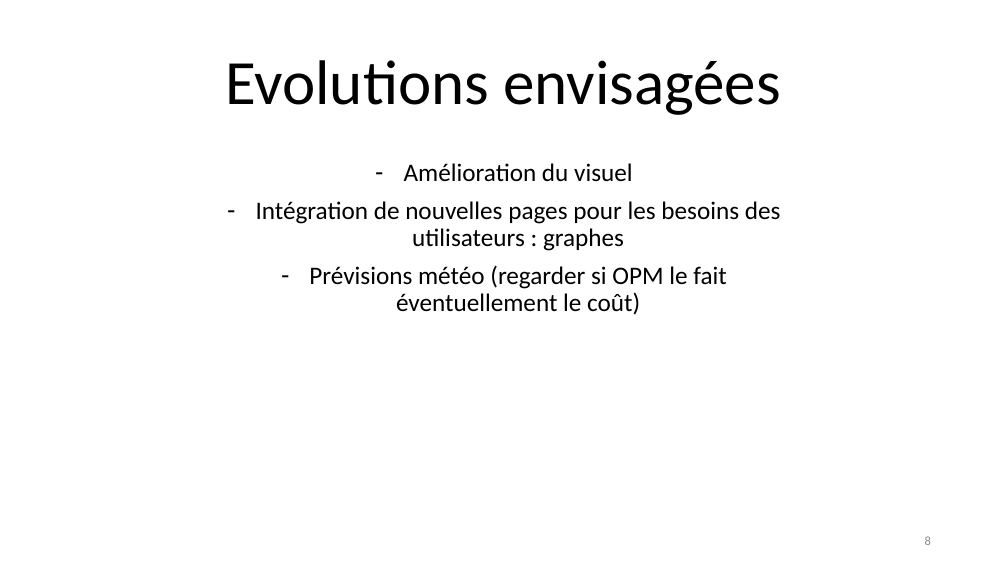
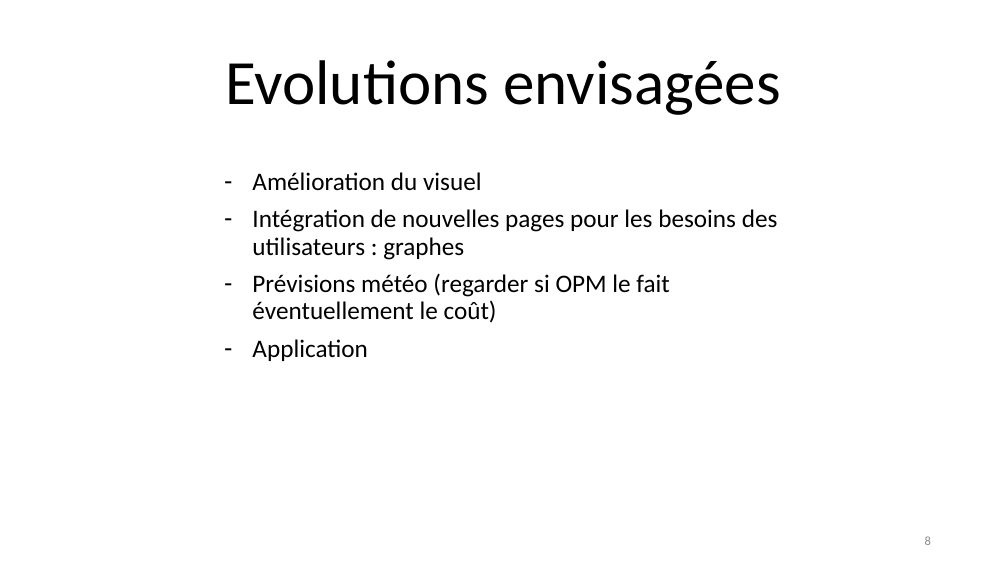
Before and after one commit to chopinvictor/CUBES-2, a slide deck: slide 8 of Présentation CUBE 2.pptx. Drawn at 1008x567 pixels with LibreOffice and Linux fonts; fonts in the diff are those of the drawing; background and template pictures are left out. Boxes give left, top, right and bottom in pixels: in the first picture for what was removed or moved away, otherwise in the second. Text is boxed around its words. In the diff, an @@ line names an element or a change of style, - is before the commit and + after.

```diff
--- a/Présentation CUBE 2.pptx
+++ b/Présentation CUBE 2.pptx
@@ subtitle "Amélioration du visuel": place and size @@
-subtitle "Amélioration du visuel" at [256, 163, 781, 315]
+subtitle "Amélioration du visuel" at [252, 172, 778, 361]
@@ subtitle at [252, 172, 778, 323]: alignment centre to left @@
@@ subtitle at [252, 339, 367, 361]: paragraph added @@
+– Application
```
Also in this commit, not shown: 3 other slides changed, 1 other file.
